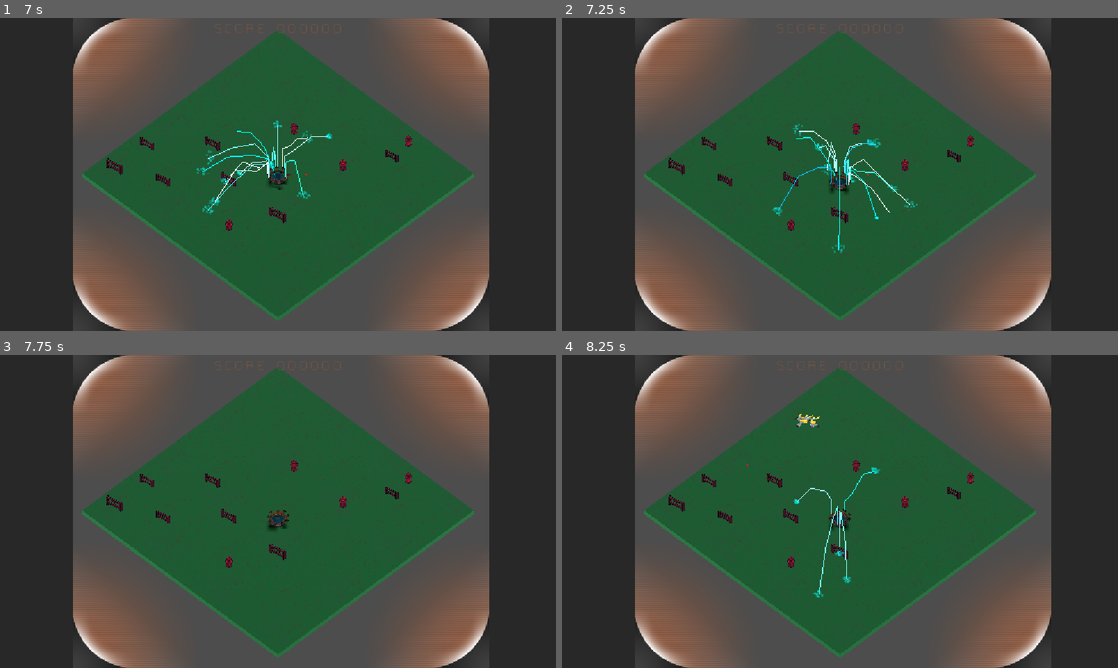
Above: before the commit, frames 1-4 (two rows, left to right).
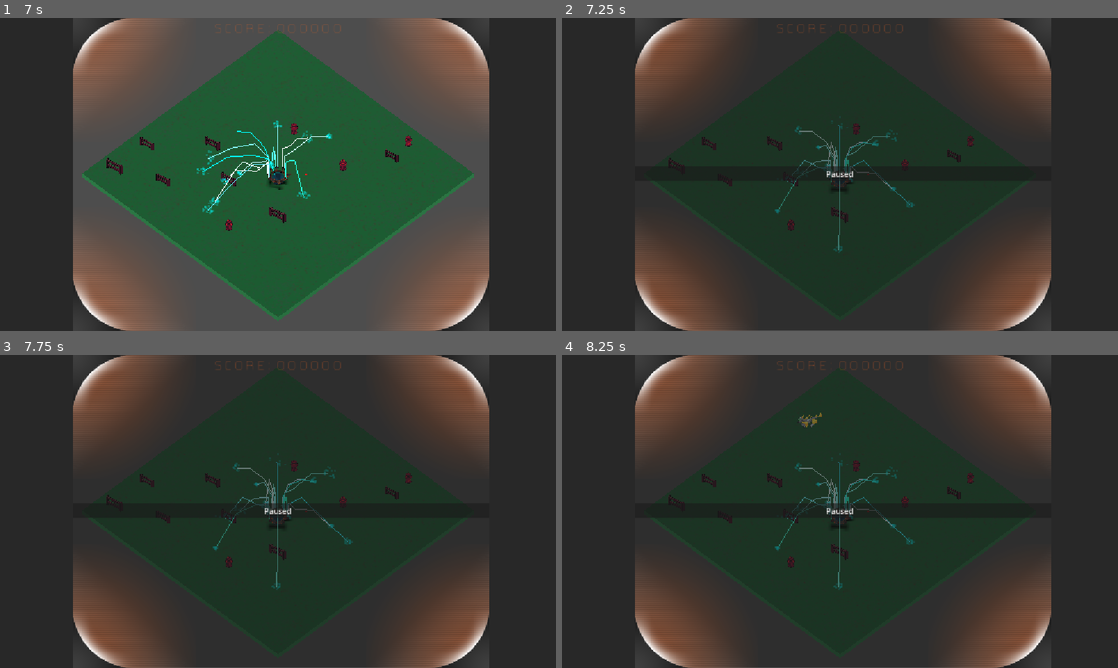
Above: after the commit, the same moments.

Repository: Gamkedo/terminus-2k28
Game: Godot game, scene res://level_menu.tscn
The game is run twice, just before and just after one commit, with the same random seed, the same clock (stepped at 60 frames per second) and the same inputs.
Inputs (mouse positions are in pixels of both pictures, inside the frame that each line leads up to):
- Up to frame 1 (7 s): click (155, 161) at 0.5 s; tap Enter at 1.25 s; move the mouse to (400, 158) at 1.27 s; press the mouse at (400, 158) at 1.28 s; hold D (walk_right) 1.28-2 s; release the mouse at (400, 158) at 2 s; drag from (166, 190) to (250, 237) at 2.02 s; move the mouse to (333, 105) at 2.77 s; press the mouse at (333, 105) at 2.78 s; hold D (walk_right) 2.78-3.5 s; release the mouse at (333, 105) at 3.5 s; drag from (250, 237) to (111, 127) at 3.52 s; move the mouse to (444, 221) at 4.27 s; press the mouse at (444, 221) at 4.28 s; hold A (walk_left) 4.28-5 s; tap Escape (ui_cancel) at 4.9 s; release the mouse at (444, 221) at 5 s; click (155, 161) at 5 s; tap Space at 5.75 s; drag from (111, 127) to (194, 96) at 5.77 s; move the mouse to (305, 174) at 6.52 s; press the mouse at (305, 174) at 6.53 s; hold S (walk_down) from 6.53 s (still down)
- Up to frame 2 (7.25 s): keep holding S (walk_down); tap P (pause, bound only after the commit) at 7.15 s
- Up to frame 3 (7.75 s): release S (walk_down) at 7.25 s; release the mouse at (305, 511) at 7.25 s; click (278, 511) at 7.25 s, where only the run after the commit has a clickable "Paused"
- Up to frame 4 (8.25 s): tap Enter at 8 s; drag from (756, 433) to (728, 527) at 8.02 s

Frame 1 is identical in both runs. In frame 2, 62% of the frame differs, in the area x 13-88%, y 0-100%; in frame 3, 62%; in frame 4, 62%.

Commit message:
Pause menu Scene added
When a user pressed the P button a pause screen appears. Press P to removed screen and keep playing game

Diff:
--- a/Scenes - Levels/areaArcade.tscn
+++ b/Scenes - Levels/areaArcade.tscn
@@ -17,6 +17,7 @@
 [ext_resource type="PackedScene" uid="uid://bsqax7a47vrc6" path="res://Scenes - UI/game_over.tscn" id="14_c6wyi"]
 [ext_resource type="Resource" uid="uid://be7qcr1cgllpq" path="res://Scenes - Objects/Scenery/scenery_hydrant.tres" id="14_r1qmg"]
 [ext_resource type="PackedScene" uid="uid://dlqunlry06xcl" path="res://Scenes - Objects/vertical_explosion.tscn" id="18_oe8km"]
+[ext_resource type="PackedScene" uid="uid://b7muf8h4yxj5" path="res://Scenes - UI/pause_menu.tscn" id="19_tefx3"]
 [ext_resource type="Script" uid="uid://c7pgxg3avlvxo" path="res://Scripts/gameplay/level_manager/enemy_spawner.gd" id="22_l37s2"]
 
 [sub_resource type="Resource" id="Resource_oe8km"]
@@ -210,3 +211,6 @@
 [node name="VerticalExplosion" parent="." unique_id=163751198 instance=ExtResource("18_oe8km")]
 transform = Transform3D(1, 0, 0, 0, 1, 0, 0, 0, 1, -6.007804, 7.642496, 4.5499287)
 visible = false
+
+[node name="PauseMenu" parent="." unique_id=850452313 instance=ExtResource("19_tefx3")]
+visible = false
--- /dev/null
+++ b/Scenes - UI/pause_menu.tscn
@@ -0,0 +1,28 @@
+[gd_scene format=3 uid="uid://b7muf8h4yxj5"]
+
+[ext_resource type="Script" uid="uid://gre1bbok8lsr" path="res://Scripts/menus/pause_menu.gd" id="1_n6oqt"]
+
+[node name="PauseMenu" type="Control" unique_id=850452313]
+process_mode = 3
+layout_mode = 3
+anchors_preset = 15
+anchor_right = 1.0
+anchor_bottom = 1.0
+grow_horizontal = 2
+grow_vertical = 2
+script = ExtResource("1_n6oqt")
+
+[node name="PanelContainer" type="PanelContainer" parent="." unique_id=1236918097]
+layout_mode = 0
+offset_right = 1152.0
+offset_bottom = 646.0
+
+[node name="VBoxContainer" type="VBoxContainer" parent="PanelContainer" unique_id=1144877728]
+layout_mode = 2
+alignment = 1
+
+[node name="Button" type="Button" parent="PanelContainer/VBoxContainer" unique_id=1737270289]
+layout_mode = 2
+text = "Paused"
+
+[connection signal="pressed" from="PanelContainer/VBoxContainer/Button" to="." method="pause_or_unpause"]
--- /dev/null
+++ b/Scripts/menus/pause_menu.gd
@@ -0,0 +1,15 @@
+extends Control
+
+func _process(delta: float) -> void:
+	if Input.is_action_just_pressed("pause"):
+		pause_or_unpause()
+
+
+func pause_or_unpause():
+	if get_tree().paused == true:
+		$".".hide()
+		get_tree().paused = false
+
+	elif get_tree().paused == false:
+		$".".show()
+		get_tree().paused = true
--- a/level_menu.tscn
+++ b/level_menu.tscn
@@ -6,6 +6,7 @@
 [ext_resource type="PackedScene" uid="uid://d2psco3t4cdwm" path="res://Scenes - UI/SoundControlUI.tscn" id="2_w32vy"]
 [ext_resource type="Texture2D" uid="uid://c3neky7qng2wm" path="res://Scenes - Levels/Level Select Preview Images/areaB-preview.jpg" id="3_g3bd0"]
 [ext_resource type="Texture2D" uid="uid://oaxy71lew71g" path="res://Scenes - Levels/Level Select Preview Images/areaC-preview.jpg" id="4_krrsl"]
+[ext_resource type="PackedScene" uid="uid://b7muf8h4yxj5" path="res://Scenes - UI/pause_menu.tscn" id="7_gd4f1"]
 
 [sub_resource type="Gradient" id="Gradient_lnidy"]
 colors = PackedColorArray(0, 0, 0, 1, 0.5210963, 0.19145256, 0.020658007, 1)
@@ -158,6 +159,9 @@
 offset_bottom = 50.0
 grow_vertical = 1
 
+[node name="PauseMenu" parent="." unique_id=850452313 instance=ExtResource("7_gd4f1")]
+visible = false
+
 [connection signal="pressed" from="MarginContainer/VBoxContainer/HBoxContainer/Arcade Container/AreaA Arcade" to="." method="_on_area_a_pressed"]
 [connection signal="pressed" from="MarginContainer/VBoxContainer/HBoxContainer/Survivor Container/AreaB Survivor" to="." method="_on_area_b_pressed"]
 [connection signal="pressed" from="MarginContainer/VBoxContainer/HBoxContainer/Immersive Container/AreaC Immersive" to="." method="_on_area_c_pressed"]
--- a/project.godot
+++ b/project.godot
@@ -123,6 +123,11 @@
 "events": [Object(InputEventKey,"resource_local_to_scene":false,"resource_name":"","device":-1,"window_id":0,"alt_press …(192 unchanged characters)…
 ]
 }
+pause={
+"deadzone": 0.2,
+"events": [Object(InputEventKey,"resource_local_to_scene":false,"resource_name":"","device":-1,"window_id":0,"alt_pressed":false,"shift_pressed":false,"ctrl_pressed":false,"meta_pressed":false,"pressed":false,"keycode":0,"physical_keycode":80,"key_label":0,"unicode":112,"location":0,"echo":false,"script":null)
+]
+}
 
 [layer_names]
 
Not shown, added: Scripts/menus/pause_menu.gd.uid
